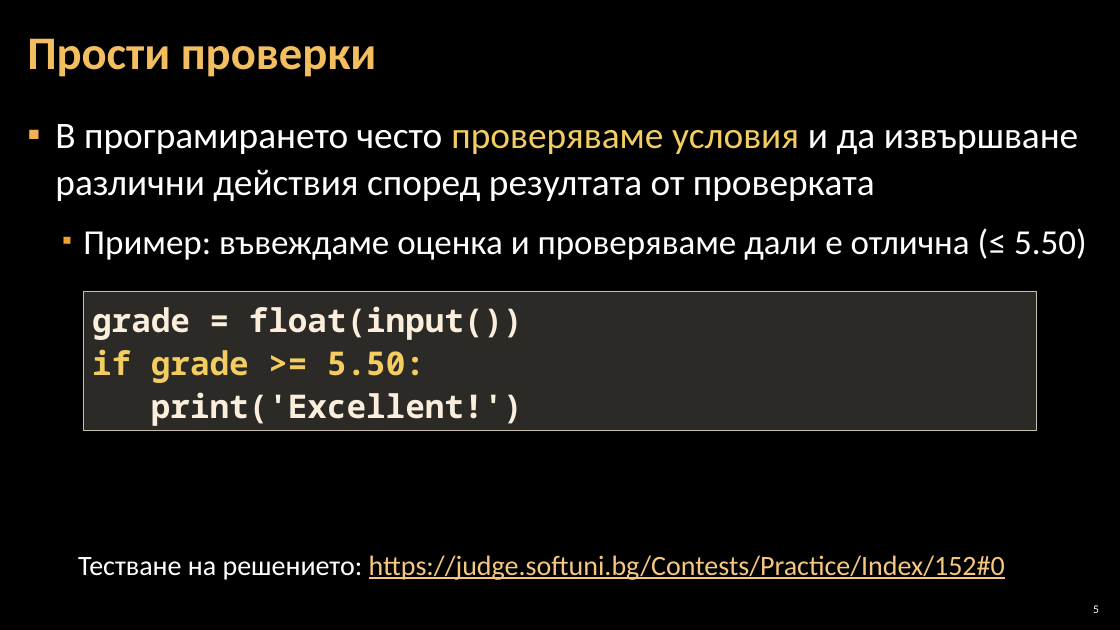
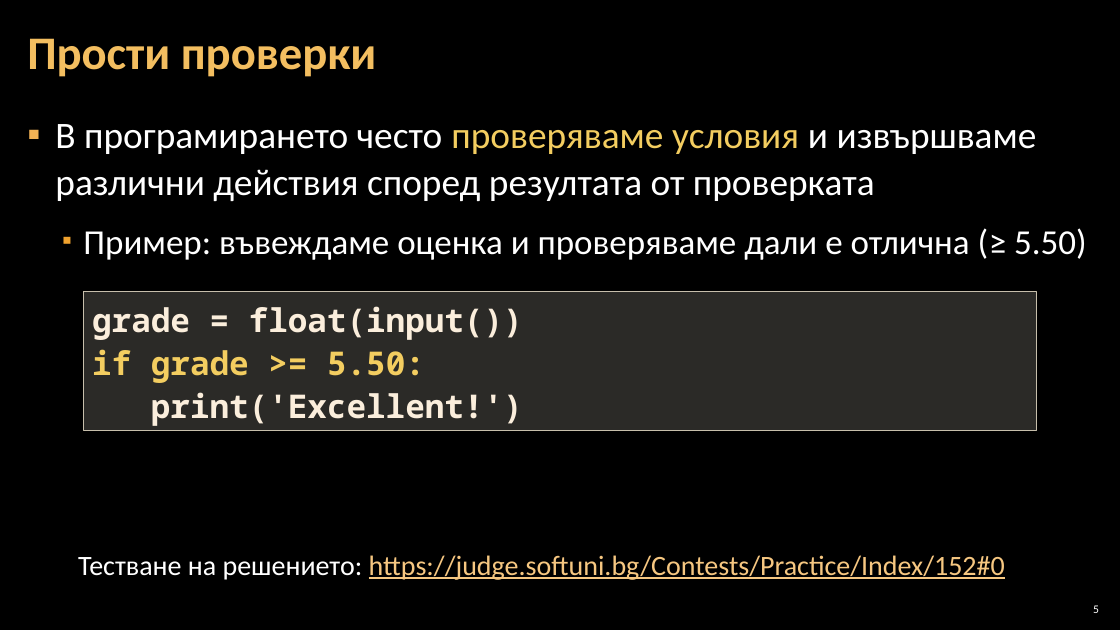
Before and after one commit to Software-University/Python-Basics, a slide deck: slide 5 of 3. Simple-Conditions/3. Simple-Conditions.pptx. Drawn at 1120x630 pixels with LibreOffice and Linux fonts; fonts in the diff are those of the drawing; background and template pictures are left out. Boxes give left, top, right and bottom in pixels: in the first picture for what was removed or moved away, otherwise in the second. Text is boxed around its words. In the diff, an @@ line names an element or a change of style, - is before the commit and + after.

```diff
--- a/3. Simple-Conditions/3. Simple-Conditions.pptx
+++ b/3. Simple-Conditions/3. Simple-Conditions.pptx
@@ text at (55,124,1087,260): text changed @@
-▪ В програмирането често проверяваме условия и да извършване различни действия според резултата от проверката
-  ▪ Пример: въвеждаме оценка и проверяваме дали е отлична (≤ 5.50)
+▪ В програмирането често проверяваме условия и извършваме различни действия според резултата от проверката
+  ▪ Пример: въвеждаме оценка и проверяваме дали е отлична (≥ 5.50)
```
Also in this commit, not shown: 16 other files.
